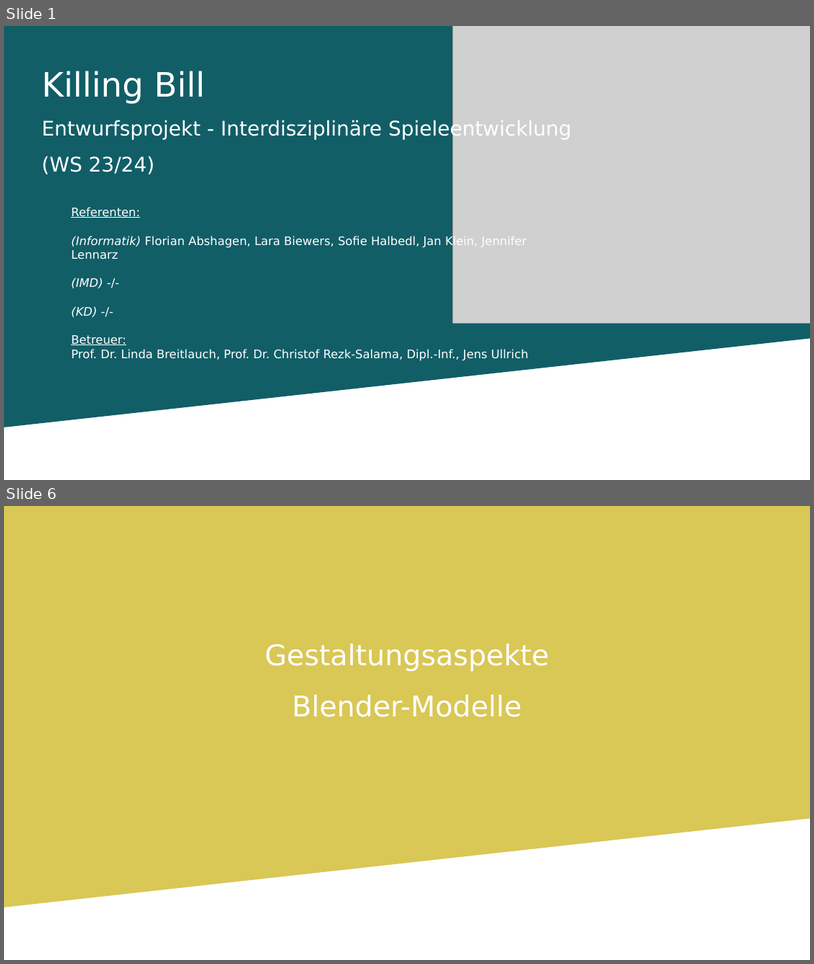
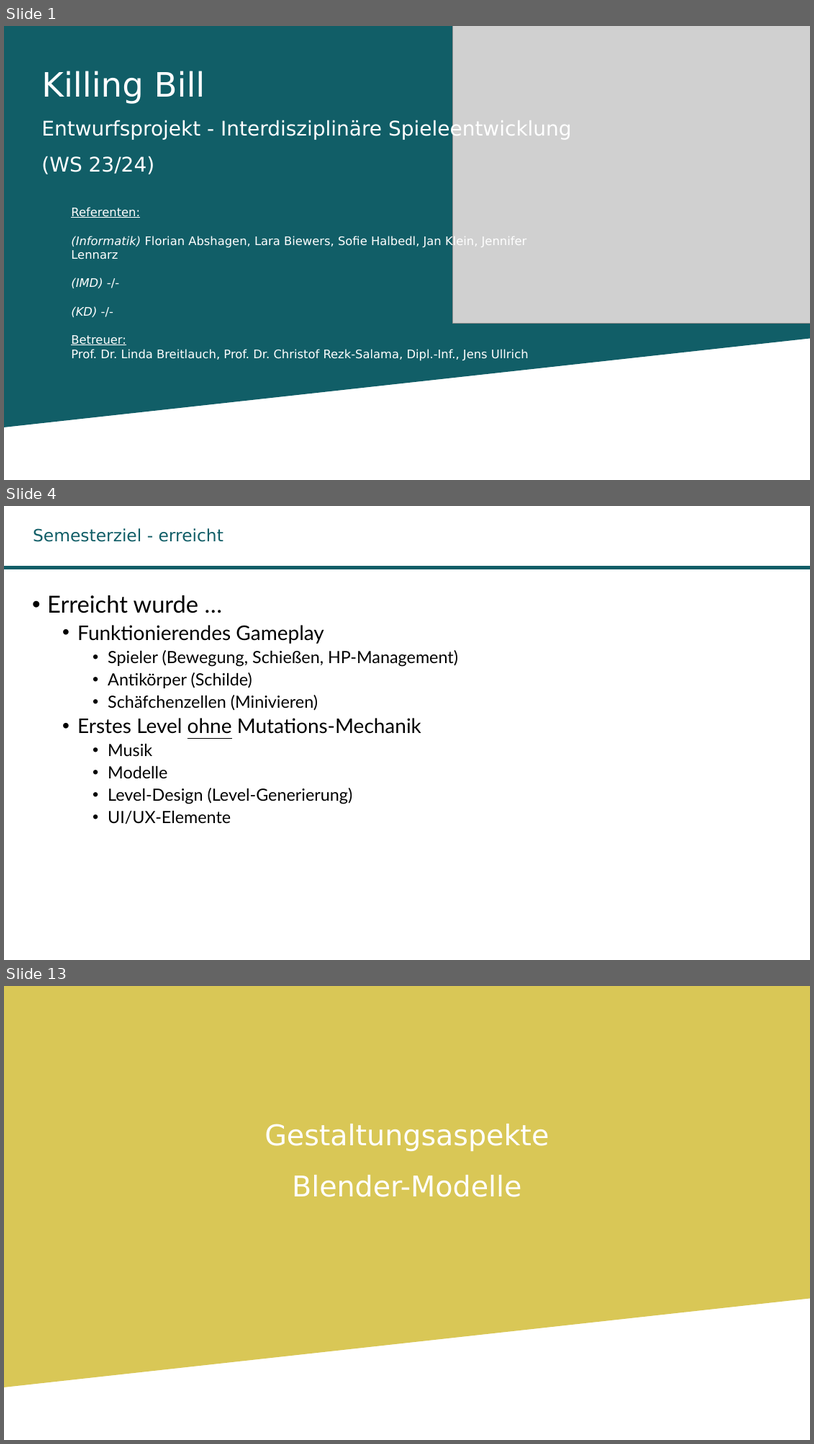
Before and after one commit to LaraBiewers/Teamprojekt_GameDev, a slide deck: Abschlusspraesentation.odp. Shown one above the other, each under a label of ours: slides 1 and 6 before the commit, slides 1, 4 and 13 after it; the slides between them are not shown. The pictures are 814x964 and 814x1444 pixels, drawn with LibreOffice and Linux fonts; fonts in the diff are those of the drawing; grey boxes stand for pictures; background and template pictures are left out. Boxes give left, top, right and bottom in pixels: in the first picture for what was removed or moved away, otherwise in the second. Text is boxed around its words. In the diff, an @@ line names an element or a change of style, - is before the commit and + after.

```diff
--- a/Abschlusspraesentation.odp
+++ b/Abschlusspraesentation.odp
@@ slide 4 added at <box>4,506,810,960</box>, background #FFFFFF @@
@@ title added at <box>33,528,224,542</box>, 20 pt, text #115E67 @@
+Semesterziel - erreicht
@@ freeform shape added at <box>4,565,810,569</box>, fill #115E67 @@
@@ text added at <box>47,595,458,824</box>, 20 pt, text #000000 @@
+• Erreicht wurde …
+  • Funktionierendes Gameplay
+    • Spieler (Bewegung, Schießen, HP-Management)
+    • Antikörper (Schilde)
+    • Schäfchenzellen (Minivieren)
+  • Erstes Level ohne Mutations-Mechanik
+    • Musik
+    • Modelle
+    • Level-Design (Level-Generierung)
+    • UI/UX-Elemente
@@ what was slide 6 is now slide 13 @@
```
Also in this commit, not shown: 7 slides changed, 9 other slides added, 3 slides removed.
